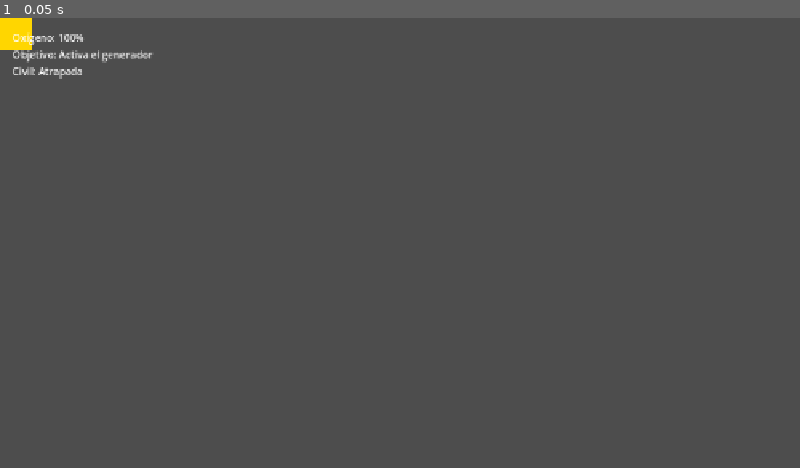
Above: before the commit, frame 1.
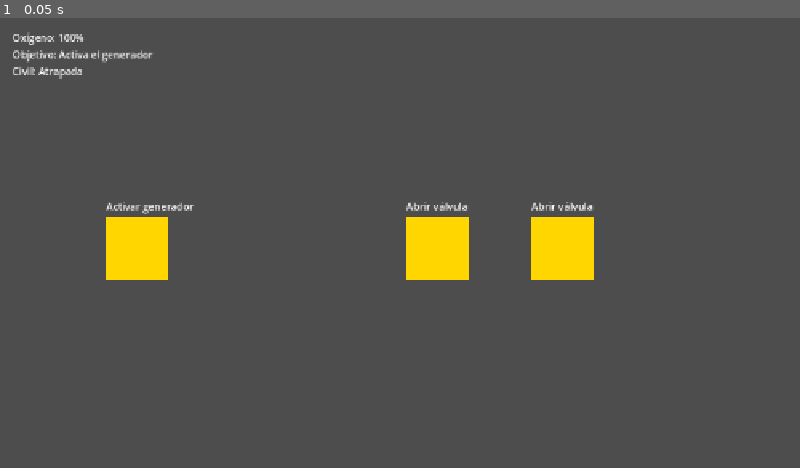
Above: after the commit, the same moment.

Repository: xabiervc/final-thaw
Game: Godot game, scene res://scenes/levels/flooded_shelter_2_5d.tscn
Same seed, same stepped clock (60 frames per second), same inputs: the game is played once before the commit and once after it. This scene is started directly instead of the project's main scene.
Inputs:
- Up to frame 1 (0.05 s): no input

The runs differ from the first frame. In frame 1, 3.9% of the frame differs, in the area x 0-75%, y 0-59%.

Commit message:
fix(shelter): wire scene references, collision, rescue interaction and death flow

Diff:
--- a/scenes/levels/flooded_shelter_2_5d.tscn
+++ b/scenes/levels/flooded_shelter_2_5d.tscn
@@ -11,11 +11,31 @@
 [ext_resource type="PackedScene" path="res://scenes/ui/demo_hud.tscn" id="9_hud"]
 [ext_resource type="PackedScene" path="res://scenes/ui/demo_end.tscn" id="10_end"]
 
+[sub_resource type="RectangleShape2D" id="elena_shape"]
+size = Vector2(28, 48)
+
+[sub_resource type="RectangleShape2D" id="interaction_shape"]
+size = Vector2(120, 120)
+
+[sub_resource type="RectangleShape2D" id="win_shape"]
+size = Vector2(120, 160)
+
+[sub_resource type="RectangleShape2D" id="floor_shape"]
+size = Vector2(2400, 40)
+
+[sub_resource type="RectangleShape2D" id="wall_shape"]
+size = Vector2(40, 600)
+
 [node name="FloodedShelter25D" type="Node2D"]
-groups = ["flooded_shelter"]
 
 [node name="ShelterController" type="Node" parent="."]
 script = ExtResource("1_shelter")
+elena = NodePath("../Elena")
+civilian = NodePath("../Civilian")
+power_console = NodePath("../PowerRoom/PowerConsole")
+valve_station_left = NodePath("../ValveRoom/ValveLeft")
+valve_station_right = NodePath("../ValveRoom/ValveRight")
+flood_gate_exit = NodePath("../RescueRoom/FloodGateExit")
 
 [node name="Background" type="Parallax2D" parent="."]
 scroll_scale = Vector2(0.2, 0.2)
@@ -26,45 +46,78 @@
 [node name="Foreground" type="Parallax2D" parent="."]
 scroll_scale = Vector2(1.1, 1.1)
 
+[node name="LevelGeometry" type="Node2D" parent="."]
+
+[node name="Floor" type="StaticBody2D" parent="LevelGeometry"]
+position = Vector2(600, 420)
+
+[node name="CollisionShape2D" type="CollisionShape2D" parent="LevelGeometry/Floor"]
+shape = SubResource("floor_shape")
+
+[node name="LeftWall" type="StaticBody2D" parent="LevelGeometry"]
+position = Vector2(-580, 180)
+
+[node name="CollisionShape2D" type="CollisionShape2D" parent="LevelGeometry/LeftWall"]
+shape = SubResource("wall_shape")
+
+[node name="RightWall" type="StaticBody2D" parent="LevelGeometry"]
+position = Vector2(1780, 180)
+
+[node name="CollisionShape2D" type="CollisionShape2D" parent="LevelGeometry/RightWall"]
+shape = SubResource("wall_shape")
+
 [node name="Elena" type="CharacterBody2D" parent="."]
+position = Vector2(80, 360)
 script = ExtResource("2_elena")
 
 [node name="Sprite2D" type="Sprite2D" parent="Elena"]
 
 [node name="CollisionShape2D" type="CollisionShape2D" parent="Elena"]
+shape = SubResource("elena_shape")
 
 [node name="InteractionArea" type="Area2D" parent="Elena"]
+
+[node name="CollisionShape2D" type="CollisionShape2D" parent="Elena/InteractionArea"]
+shape = SubResource("interaction_shape")
 
 [node name="OxygenTimer" type="Timer" parent="Elena"]
 
 [node name="Civilian" type="Node2D" parent="."]
+position = Vector2(1500, 370)
 script = ExtResource("3_civilian")
 
 [node name="PowerRoom" type="Node2D" parent="."]
 
 [node name="PowerConsole" type="Node2D" parent="PowerRoom"]
+position = Vector2(220, 370)
 script = ExtResource("4_console")
 
 [node name="ShelterLight" type="Node2D" parent="PowerRoom"]
+position = Vector2(220, 300)
 script = ExtResource("7_light")
 
 [node name="ValveRoom" type="Node2D" parent="."]
 
 [node name="ValveLeft" type="Node2D" parent="ValveRoom"]
+position = Vector2(700, 370)
 script = ExtResource("5_valve")
 
 [node name="ValveRight" type="Node2D" parent="ValveRoom"]
+position = Vector2(900, 370)
 script = ExtResource("5_valve")
 
 [node name="RescueRoom" type="Node2D" parent="."]
 
 [node name="FloodGateExit" type="Node2D" parent="RescueRoom"]
+position = Vector2(1650, 370)
 script = ExtResource("6_gate")
 
 [node name="WinZone" type="Area2D" parent="RescueRoom"]
+position = Vector2(1720, 340)
 script = ExtResource("8_win")
 
-[node name="CollisionShape2D" type="CollisionShape2D" parent="WinZone"]
+[node name="CollisionShape2D" type="CollisionShape2D" parent="RescueRoom/WinZone"]
+shape = SubResource("win_shape")
 
 [node name="DemoHUD" instance=ExtResource("9_hud") parent="."]
 
--- a/scripts/entities/civilian.gd
+++ b/scripts/entities/civilian.gd
@@ -8,13 +8,28 @@
 
 var state: State = State.TRAPPED
 var is_alive: bool = true
+var interactable: Interactable
 
 signal state_changed(new_state: State)
 signal civilian_rescued
 
 func _ready() -> void:
 	state = start_state
+	create_interactable()
 	update_visuals()
+
+func create_interactable() -> void:
+	interactable = Interactable.new()
+	interactable.interact_text = NarrativeTextManager.get_interact_civilian(true)
+	interactable.can_interact_func = Callable(self, "_can_interact")
+	interactable.on_interact_func = Callable(self, "_on_interact")
+	add_child(interactable)
+
+func _can_interact(_interactor: Node2D) -> bool:
+	return is_alive and state == State.TRAPPED
+
+func _on_interact(_interactor: Node2D) -> void:
+	rescue()
 
 func trap() -> void:
 	if not is_alive:
@@ -40,7 +55,6 @@
 	update_visuals()
 
 func update_visuals() -> void:
-	# Placeholder: en el slice real esto cambiará sprites, animaciones, etc.
 	match state:
 		State.TRAPPED:
 			modulate = Color(0.7, 0.7, 0.9)
--- a/scripts/levels/flooded_shelter_controller.gd
+++ b/scripts/levels/flooded_shelter_controller.gd
@@ -33,12 +33,18 @@
 		valve_station_right.connect("valve_opened", _on_valve_opened)
 	if civilian:
 		civilian.connect("civilian_rescued", _on_civilian_rescued)
+	if elena:
+		elena.player_died.connect(_on_elena_died)
 
 	restore_from_persistence()
 	_emit_initial_state()
 
+func _on_elena_died() -> void:
+	complete_level(false)
+
 func _emit_initial_state() -> void:
-	power_restored.emit() if has_power else null
+	if has_power:
+		power_restored.emit()
 	valves_progress_changed.emit(valves_open)
 	civilian_status_changed.emit(civilian_rescued)
 
@@ -65,7 +71,7 @@
 	civilian_rescued = true
 	civilian_status_changed.emit(true)
 
-func complete_level(success: bool) -> void:
+func complete_level(success: bool = true) -> void:
 	if level_complete:
 		return
 	level_complete = true
@@ -98,8 +104,5 @@
 		valves_open = 0
 	civilian_rescued = gsm.get_flag("shelter_civilian_rescued", false)
 
-	if has_power and flood_gate_exit == null:
-		return
-
 	if valves_open >= 2 and flood_gate_exit:
 		flood_gate_exit.open_gate()
--- a/scripts/levels/win_zone.gd
+++ b/scripts/levels/win_zone.gd
@@ -5,7 +5,7 @@
 
 func _ready() -> void:
 	body_entered.connect(_on_body_entered)
-	shelter = get_tree().get_first_node_in_group("flooded_shelter")
+	shelter = get_tree().get_first_node_in_group("flooded_shelter") as FloodedShelterController
 
 func _on_body_entered(body: Node2D) -> void:
 	if body is Elena and shelter:
Not shown: 1 places in scenes/levels/flooded_shelter_2_5d.tscn that only renumber resources
